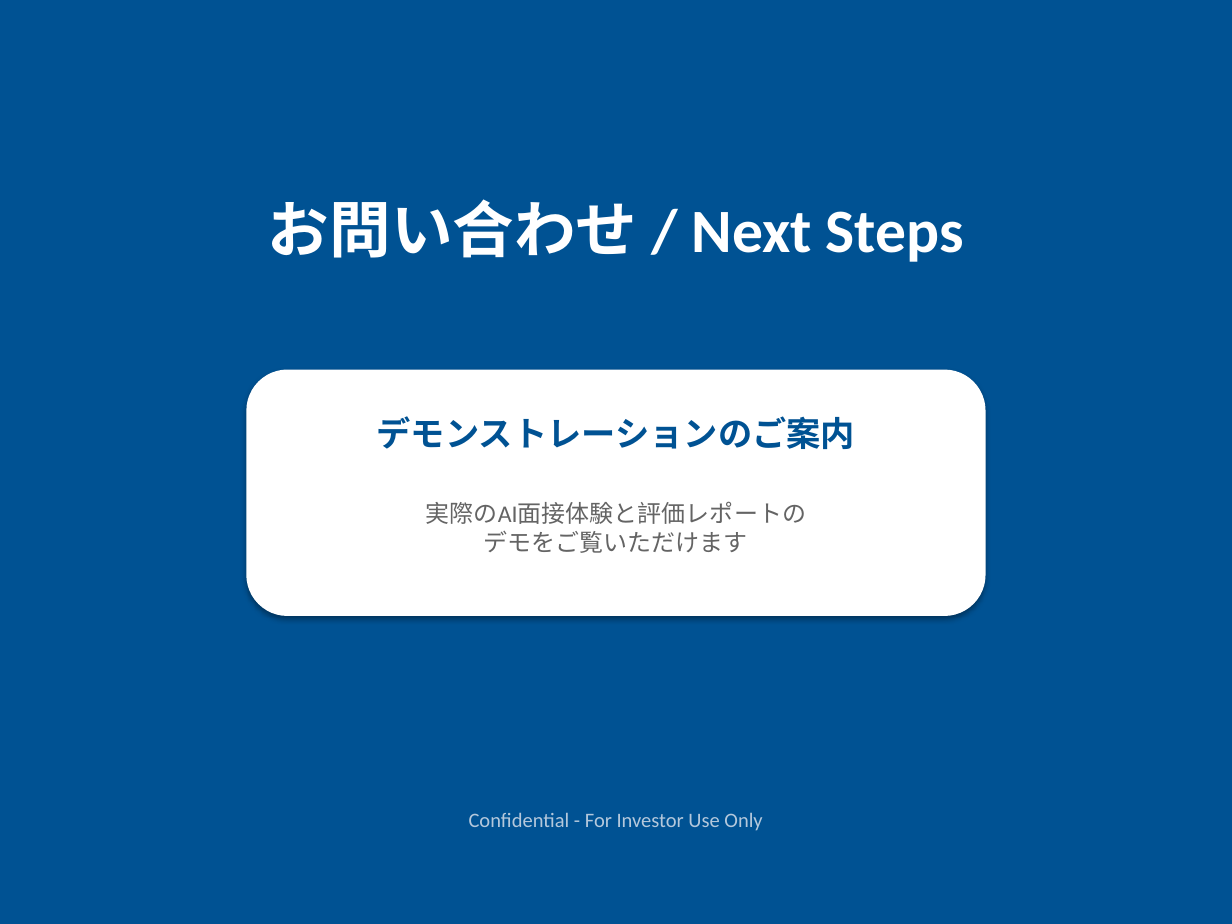
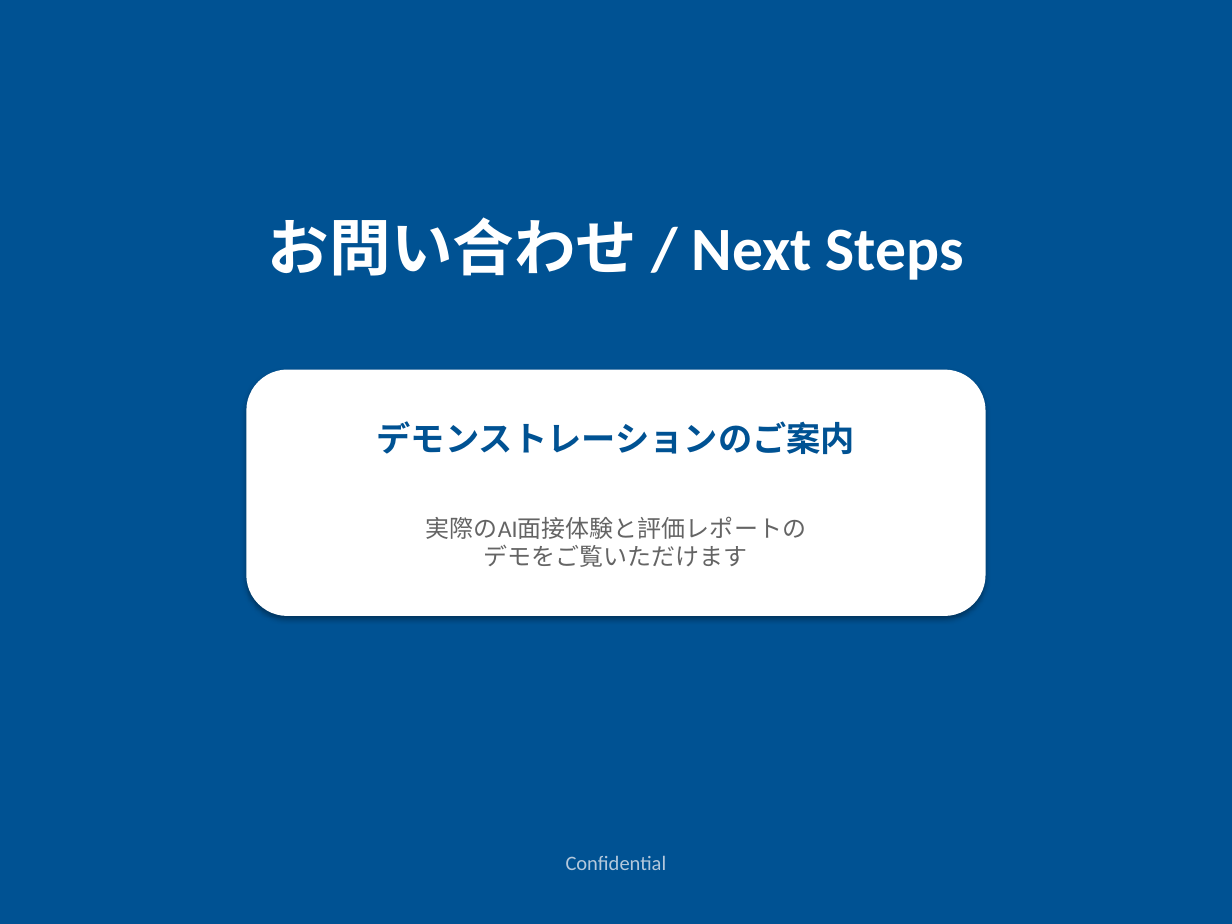
Before and after one commit to yoshidasendai115/ai-interview, a slide deck: slide 19 of docs/プレゼン資料/AI面接プラットフォーム_投資家向け.pptx (slide 17 before the commit). Drawn at 1232x924 pixels with LibreOffice and Linux fonts; fonts in the diff are those of the drawing. Boxes give left, top, right and bottom in pixels: in the first picture for what was removed or moved away, otherwise in the second. Text is boxed around its words. In the diff, an @@ line names an element or a change of style, - is before the commit and + after.

```diff
--- a/docs/プレゼン資料/AI面接プラットフォーム_投資家向け.pptx
+++ b/docs/プレゼン資料/AI面接プラットフォーム_投資家向け.pptx
@@ vertical alignment top to middle in 4 elements at [268, 217, 964, 280], [377, 421, 856, 454], [426, 516, 806, 567], [566, 855, 667, 870] @@
@@ text at [566, 855, 667, 870]: text changed @@
-Confidential - For Investor Use Only
+Confidential
```
Also in this commit, not shown: 16 other slides changed, 2 slides added, 54 other files.
